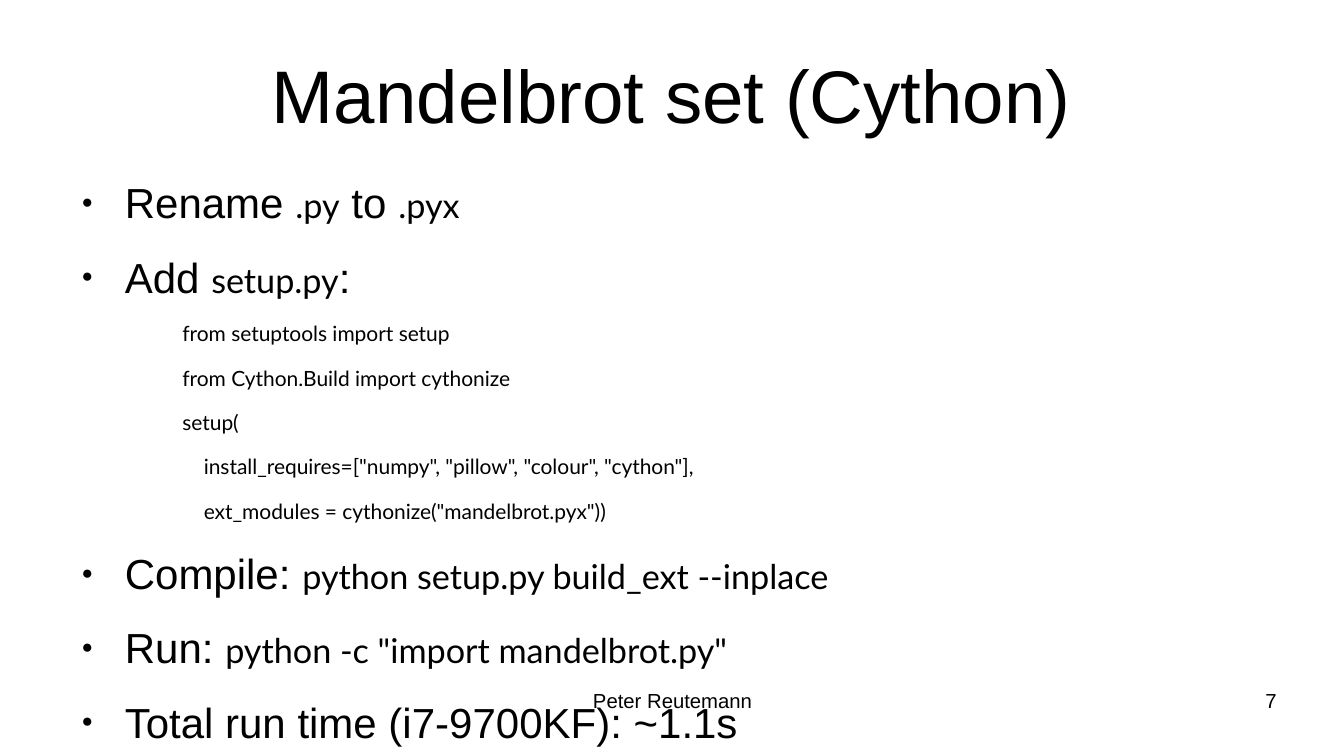
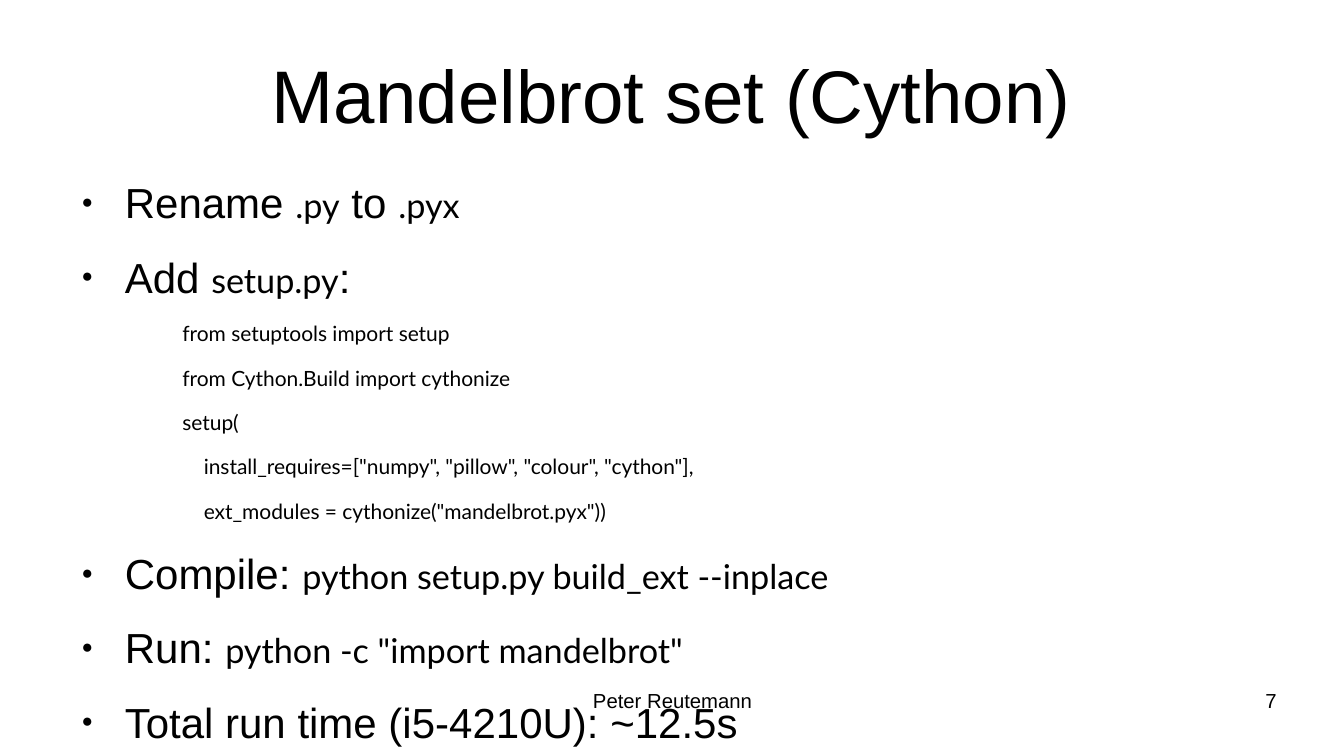
Before and after one commit to HamPUG/meetings, a slide deck: slide 7 of 2021/2021-08-09/cython/cython.odp. Drawn at 1344x756 pixels with LibreOffice and Linux fonts; fonts in the diff are those of the drawing. Boxes give left, top, right and bottom in pixels: in the first picture for what was removed or moved away, otherwise in the second. Text is boxed around its words. In the diff, an @@ line names an element or a change of style, - is before the commit and + after.

```diff
--- a/2021/2021-08-09/cython/cython.odp
+++ b/2021/2021-08-09/cython/cython.odp
@@ text at (125, 634, 737, 746): text changed @@
-● Run: python -c "import mandelbrot.py"
-● Total run time (i7-9700KF): ~1.1s
+● Run: python -c "import mandelbrot"
+● Total run time (i5-4210U): ~12.5s
```
Also in this commit, not shown: 3 other slides changed, 4 other files.
